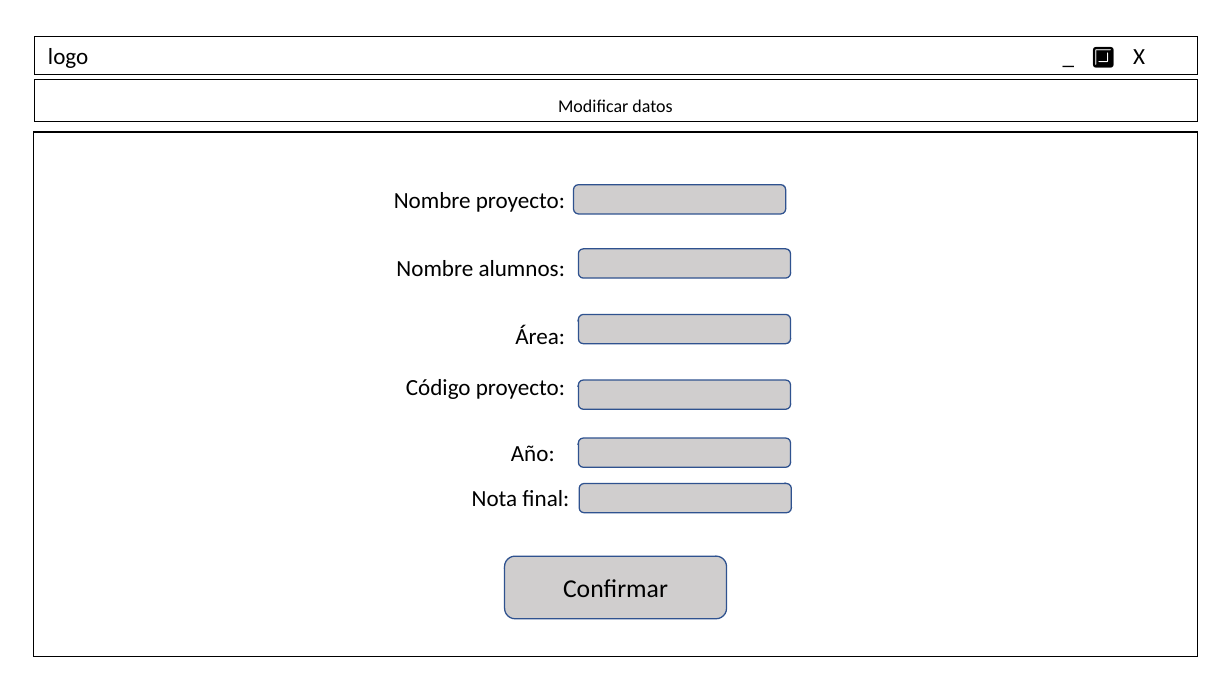
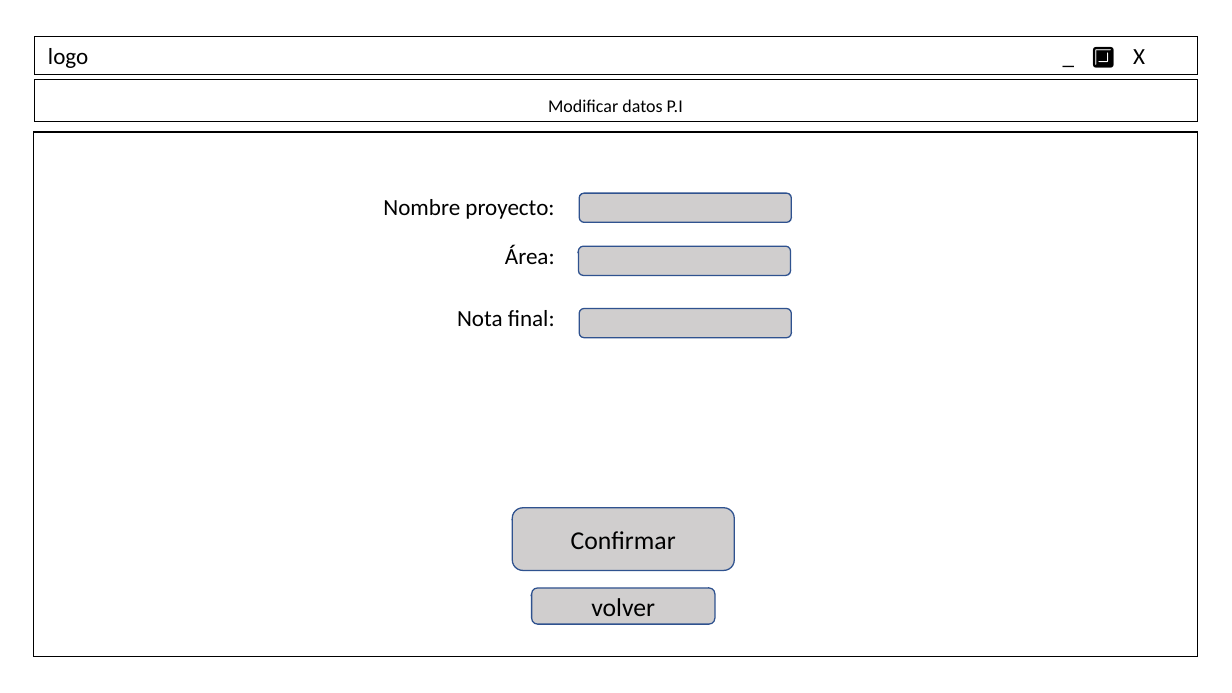
Before and after one commit to ElenaSaugar/PROYECTO-INTEGRADOR, a slide deck: slide 5 of Programacion/MockUp.odp. Drawn at 1232x693 pixels with LibreOffice and Linux fonts; fonts in the diff are those of the drawing. Boxes give left, top, right and bottom in pixels: in the first picture for what was removed or moved away, otherwise in the second. Text is boxed around its words. In the diff, an @@ line names an element or a change of style, - is before the commit and + after.

```diff
--- a/Programacion/MockUp.odp
+++ b/Programacion/MockUp.odp
@@ text in rectangle at (x1=548, y1=99, x2=683, y2=112): text changed @@
-Modificar datos
+Modificar datos P.I
@@ text "Nombre proyecto:" moved from (x1=394, y1=192, x2=565, y2=212) to (x1=383, y1=199, x2=554, y2=219) @@
@@ freeform shape moved from (x1=574, y1=185, x2=787, y2=214) to (x1=579, y1=193, x2=792, y2=223) @@
@@ text "Área:" moved from (x1=515, y1=324, x2=565, y2=344) to (x1=505, y1=245, x2=555, y2=264) @@
@@ text removed at (x1=396, y1=260, x2=565, y2=276) @@
-Nombre alumnos:
@@ freeform shape at (x1=579, y1=246, x2=791, y2=275): outline redrawn @@
@@ text "Nota final:" moved from (x1=472, y1=490, x2=569, y2=506) to (x1=457, y1=310, x2=555, y2=326) @@
@@ freeform shape moved from (x1=579, y1=314, x2=791, y2=344) to (x1=579, y1=309, x2=792, y2=338) @@
@@ text removed at (x1=406, y1=379, x2=565, y2=399) @@
-Código proyecto:
@@ freeform shape removed at (x1=579, y1=380, x2=791, y2=409) @@
@@ text removed at (x1=511, y1=445, x2=555, y2=461) @@
-Año:
@@ freeform shape removed at (x1=579, y1=438, x2=791, y2=468) @@
@@ freeform shape "Confirmar" moved from (x1=505, y1=556, x2=726, y2=619) to (x1=512, y1=508, x2=734, y2=571) @@
@@ freeform shape removed at (x1=579, y1=483, x2=792, y2=513) @@
@@ freeform shape added at (x1=531, y1=588, x2=714, y2=624), fill #D0CECE, outline #2F528F 0.99 pt, 20 pt, text #000000 @@
+volver
```
Also in this commit, not shown: 5 other slides changed, 1 slide added.
